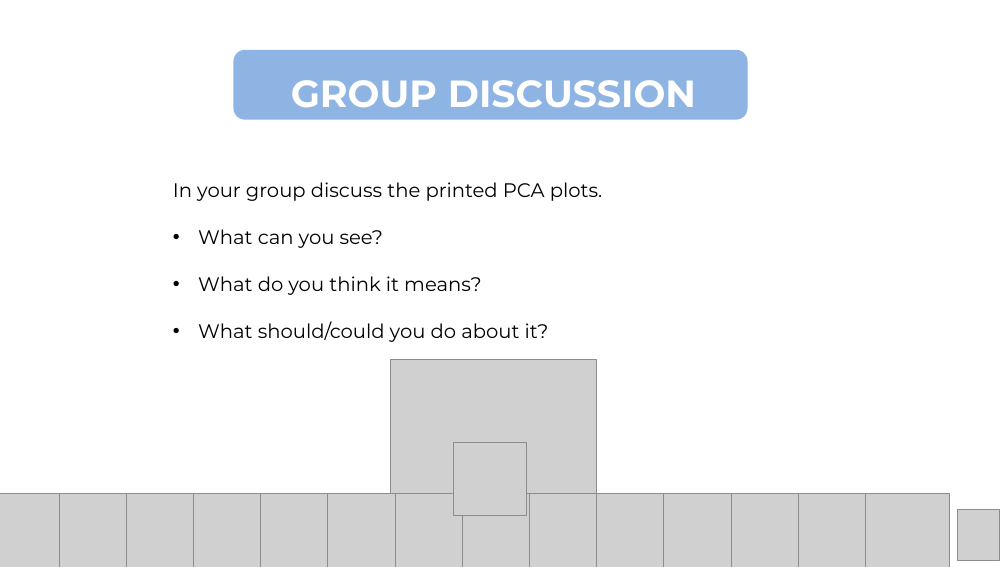
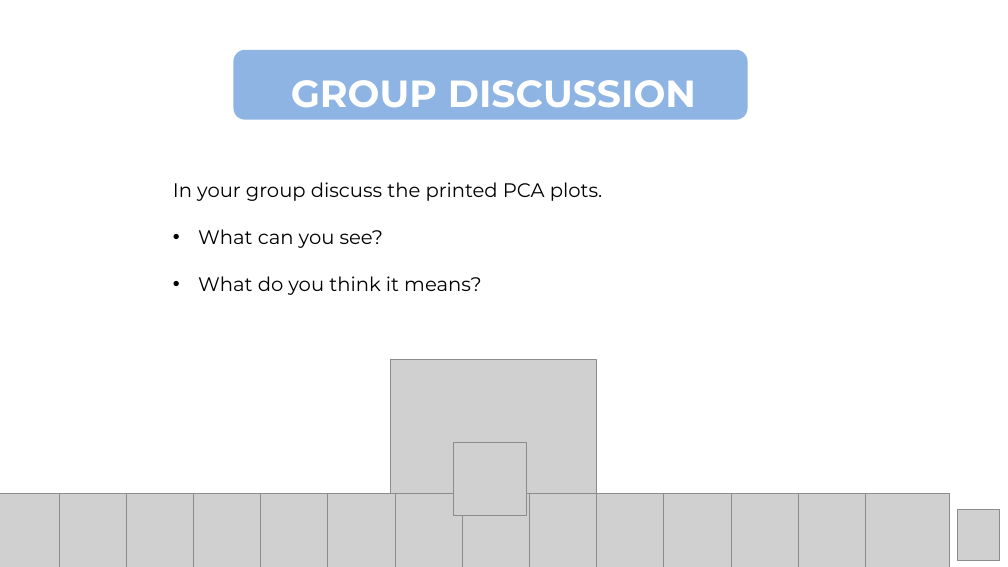
Before and after one commit to Center-for-Health-Data-Science/Foundations-of-Health-Data-Science, a slide deck: slide 14 of Slides/FHDS_Exploratory_Data_Analysis_Part2.pptx (slide 13 before the commit). Drawn at 1008x567 pixels with LibreOffice and Linux fonts; fonts in the diff are those of the drawing; grey boxes stand for pictures. Boxes give left, top, right and bottom in pixels: in the first picture for what was removed or moved away, otherwise in the second. Text is boxed around its words. In the diff, an @@ line names an element or a change of style, - is before the commit and + after.

```diff
--- a/Slides/FHDS_Exploratory_Data_Analysis_Part2.pptx
+++ b/Slides/FHDS_Exploratory_Data_Analysis_Part2.pptx
@@ text at [198,321,549,342]: paragraph removed @@
-• What should/could you do about it?
```
Also in this commit, not shown: 15 other slides changed, 2 slides added, 1 slide removed, 1 other file.
